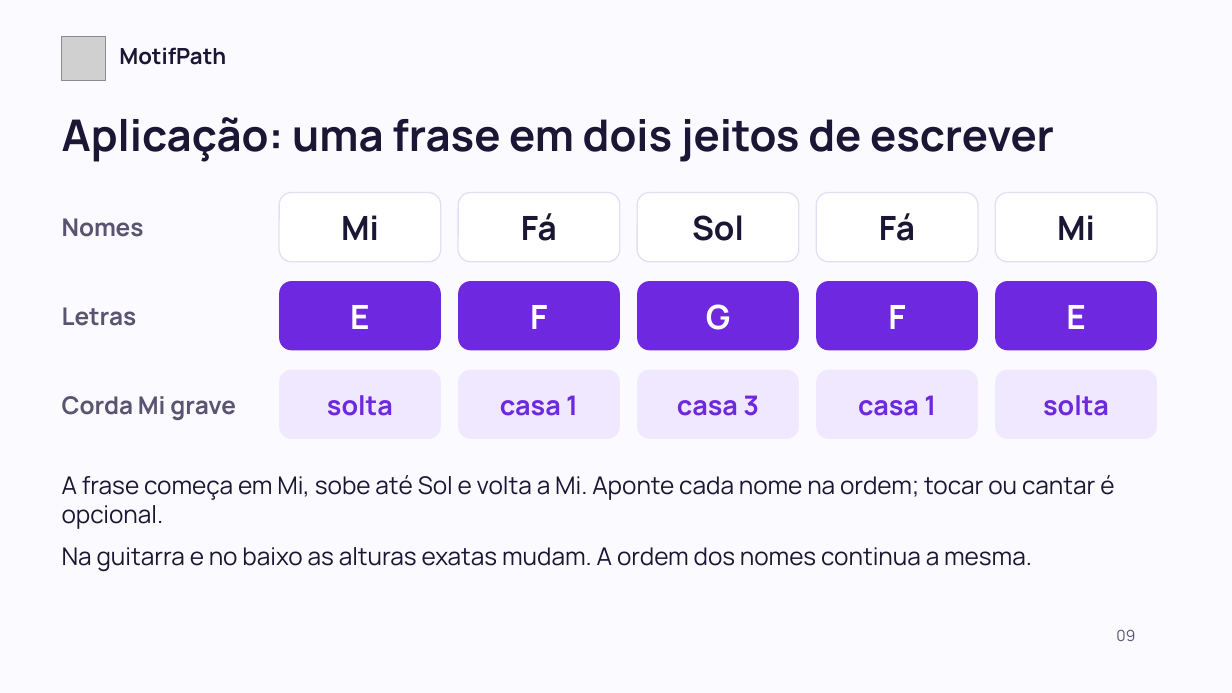
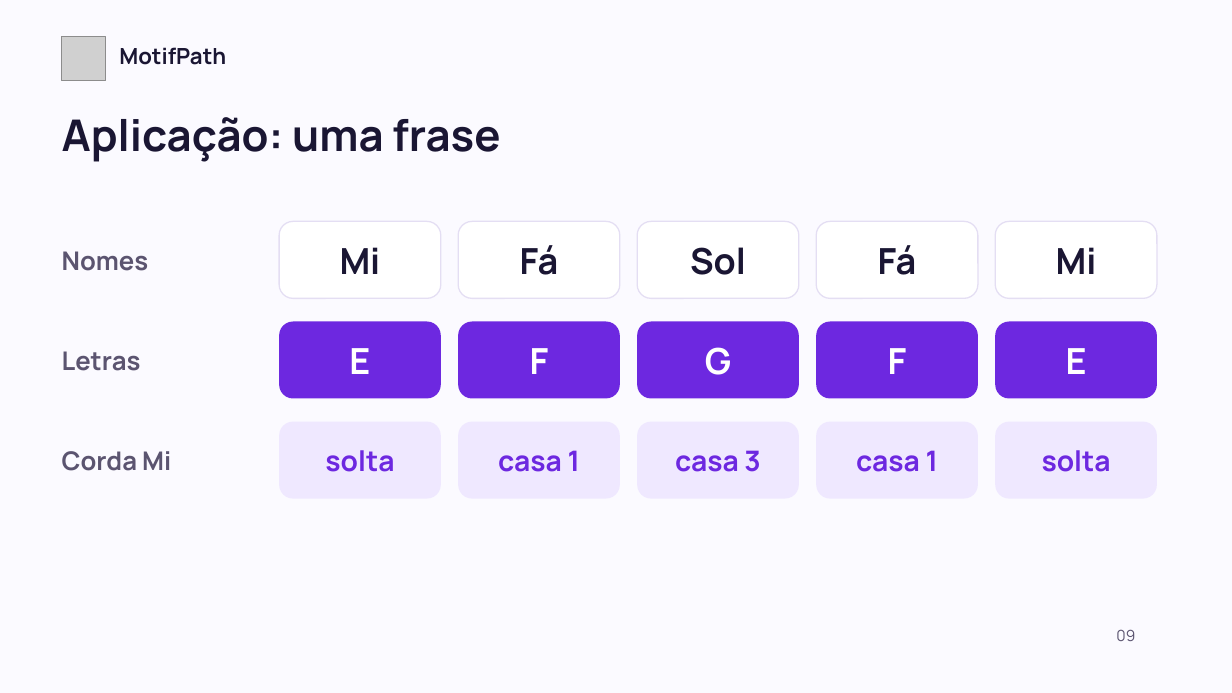
Before and after one commit to motifpath/motifpath-specs, a slide deck: slide 9 of curriculum/content/first-notes/slides/lesson-a.pt-BR.pptx. Drawn at 1232x693 pixels with LibreOffice and Linux fonts; fonts in the diff are those of the drawing; grey boxes stand for pictures. Boxes give left, top, right and bottom in pixels: in the first picture for what was removed or moved away, otherwise in the second. Text is boxed around its words. In the diff, an @@ line names an element or a change of style, - is before the commit and + after.

```diff
--- a/curriculum/content/first-notes/slides/lesson-a.pt-BR.pptx
+++ b/curriculum/content/first-notes/slides/lesson-a.pt-BR.pptx
@@ text at <box>62,117,500,162</box>: text changed @@
-Aplicação: uma frase em dois jeitos de escrever
+Aplicação: uma frase
@@ text "Nomes": place and size @@
-text "Nomes" at <box>62,218,144,237</box>
+text "Nomes" at <box>62,251,149,271</box>
@@ text "Nomes" at <box>62,251,149,271</box>: size 19 to 20 pt @@
@@ rounded rectangle "Mi": place and size @@
-rounded rectangle "Mi" at <box>279,192,441,262</box>
+rounded rectangle "Mi" at <box>279,222,441,299</box>
@@ rounded rectangle "Fá": place and size @@
-rounded rectangle "Fá" at <box>458,192,620,262</box>
+rounded rectangle "Fá" at <box>458,222,620,299</box>
@@ rounded rectangle "Sol": place and size @@
-rounded rectangle "Sol" at <box>638,192,799,262</box>
+rounded rectangle "Sol" at <box>638,222,799,299</box>
@@ rounded rectangle "Fá": place and size @@
-rounded rectangle "Fá" at <box>816,192,978,262</box>
+rounded rectangle "Fá" at <box>816,222,978,299</box>
@@ rounded rectangle "Mi": place and size @@
-rounded rectangle "Mi" at <box>995,192,1157,262</box>
+rounded rectangle "Mi" at <box>995,222,1157,299</box>
@@ text "Letras" at <box>62,351,141,371</box>: size 19 to 20 pt @@
@@ text "Letras": place and size @@
-text "Letras" at <box>62,307,137,326</box>
+text "Letras" at <box>62,351,141,371</box>
@@ rounded rectangle "E": place and size @@
-rounded rectangle "E" at <box>279,281,441,350</box>
+rounded rectangle "E" at <box>279,322,441,398</box>
@@ rounded rectangle "F": place and size @@
-rounded rectangle "F" at <box>458,281,620,350</box>
+rounded rectangle "F" at <box>458,322,620,398</box>
@@ rounded rectangle "G": place and size @@
-rounded rectangle "G" at <box>638,281,799,350</box>
+rounded rectangle "G" at <box>638,322,799,398</box>
@@ rounded rectangle "F": place and size @@
-rounded rectangle "F" at <box>816,281,978,350</box>
+rounded rectangle "F" at <box>816,322,978,398</box>
@@ size 26 to 28 pt in 10 elements at <box>279,222,441,299</box>, <box>458,222,620,299</box>, <box>638,222,799,299</box>, <box>816,222,978,299</box>, <box>995,222,1157,299</box>, <box>279,322,441,398</box>, <box>458,322,620,398</box>, <box>638,322,799,398</box>, <box>816,322,978,398</box>, <box>995,322,1157,398</box> @@
@@ rounded rectangle "E": place and size @@
-rounded rectangle "E" at <box>995,281,1157,350</box>
+rounded rectangle "E" at <box>995,322,1157,398</box>
@@ rounded rectangle "solta": place and size @@
-rounded rectangle "solta" at <box>279,370,441,439</box>
+rounded rectangle "solta" at <box>279,421,441,498</box>
@@ rounded rectangle "casa 1": place and size @@
-rounded rectangle "casa 1" at <box>458,370,620,439</box>
+rounded rectangle "casa 1" at <box>458,421,620,498</box>
@@ rounded rectangle "casa 3": place and size @@
-rounded rectangle "casa 3" at <box>638,370,799,439</box>
+rounded rectangle "casa 3" at <box>638,421,799,498</box>
@@ rounded rectangle "casa 1": place and size @@
-rounded rectangle "casa 1" at <box>816,370,978,439</box>
+rounded rectangle "casa 1" at <box>816,421,978,498</box>
@@ size 21 to 22 pt in 5 elements at <box>279,421,441,498</box>, <box>458,421,620,498</box>, <box>638,421,799,498</box>, <box>816,421,978,498</box>, <box>995,421,1157,498</box> @@
@@ rounded rectangle "solta": place and size @@
-rounded rectangle "solta" at <box>995,370,1157,439</box>
+rounded rectangle "solta" at <box>995,421,1157,498</box>
@@ text at <box>62,451,171,471</box>: text changed; size 19 to 20 pt @@
-Corda Mi grave
+Corda Mi
@@ text removed at <box>62,475,1114,571</box> @@
-A frase começa em Mi, sobe até Sol e volta a Mi. Aponte cada nome na ordem; tocar ou cantar é opcional.
-Na guitarra e no baixo as alturas exatas mudam. A ordem dos nomes continua a mesma.
```
Also in this commit, not shown: 9 other slides changed, 5 other files.
